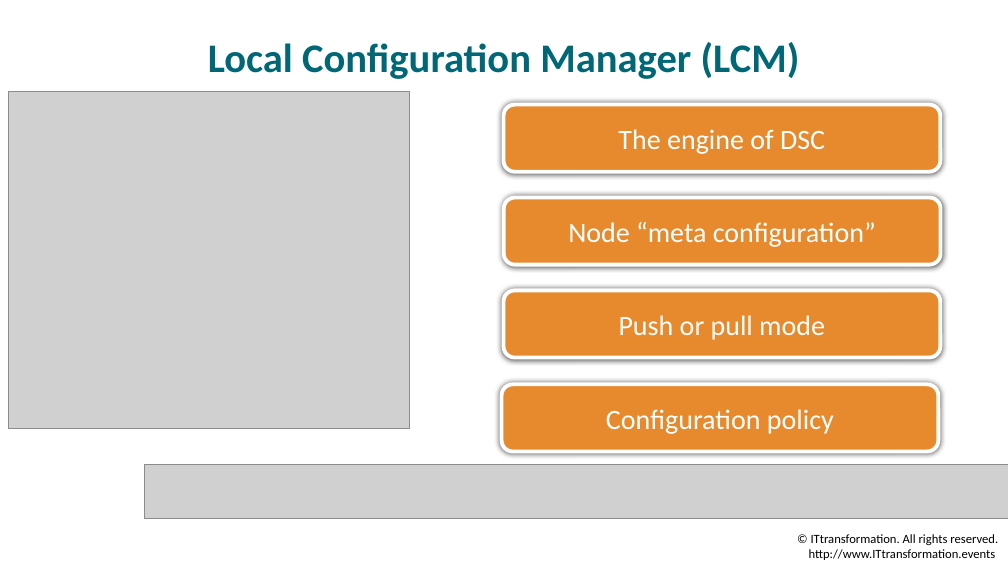
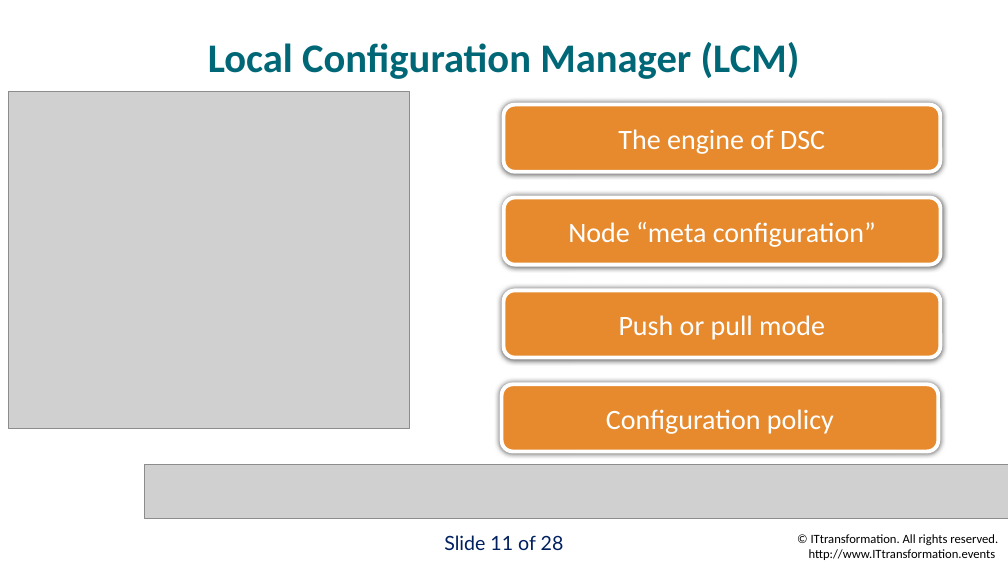
Before and after one commit to timothywarner/ittransformation2017, a slide deck: slide 11 of warner-itt-dsc.pptx (slide 10 before the commit). Drawn at 1008x567 pixels with LibreOffice and Linux fonts; fonts in the diff are those of the drawing; grey boxes stand for pictures; background and template pictures are left out. Boxes give left, top, right and bottom in pixels: in the first picture for what was removed or moved away, otherwise in the second. Text is boxed around its words. In the diff, an @@ line names an element or a change of style, - is before the commit and + after.

```diff
--- a/warner-itt-dsc.pptx
+++ b/warner-itt-dsc.pptx
@@ text added at [444, 535, 564, 550], 14 pt, text #002060 @@
+Slide 11 of 28
```
Also in this commit, not shown: 22 other slides changed, 5 slides added, 6 other files.
